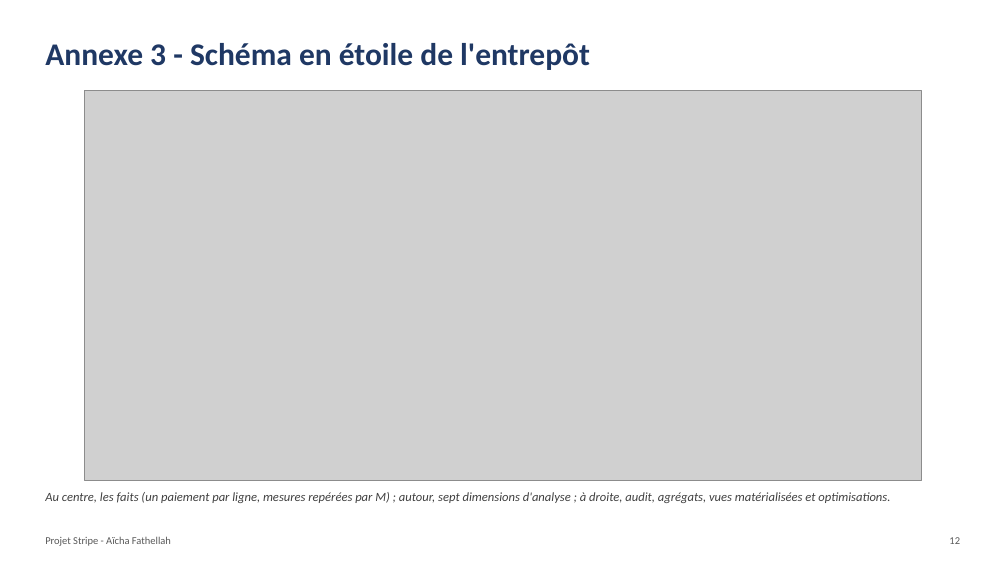
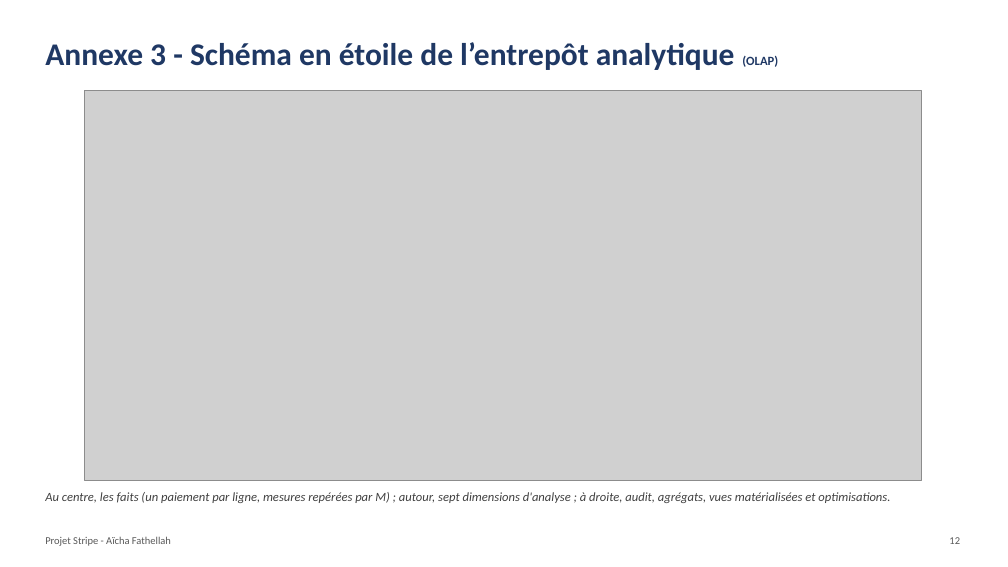
Before and after one commit to AichaFa/3-Projets_Lead, a slide deck: slide 12 of 2_Stripe_Business_Case/01_presentation/Presentation_Stripe.pptx. Drawn at 1008x567 pixels with LibreOffice and Linux fonts; fonts in the diff are those of the drawing; grey boxes stand for pictures. Boxes give left, top, right and bottom in pixels: in the first picture for what was removed or moved away, otherwise in the second. Text is boxed around its words. In the diff, an @@ line names an element or a change of style, - is before the commit and + after.

```diff
--- a/2_Stripe_Business_Case/01_presentation/Presentation_Stripe.pptx
+++ b/2_Stripe_Business_Case/01_presentation/Presentation_Stripe.pptx
@@ title at (45, 42, 778, 70): text changed @@
-Annexe 3 - Schéma en étoile de l'entrepôt
+Annexe 3 - Schéma en étoile de l’entrepôt analytique (OLAP)
```
Also in this commit, not shown: 10 other slides changed, 5 other files.
